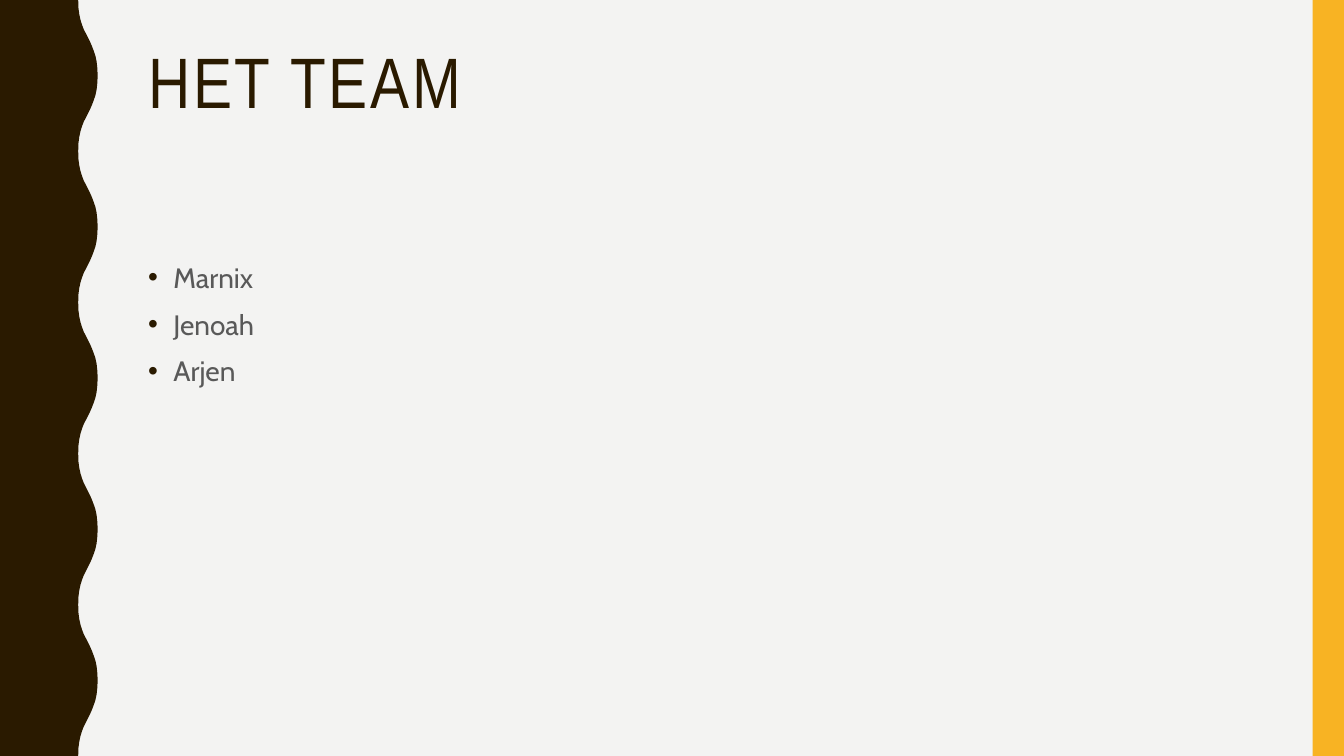
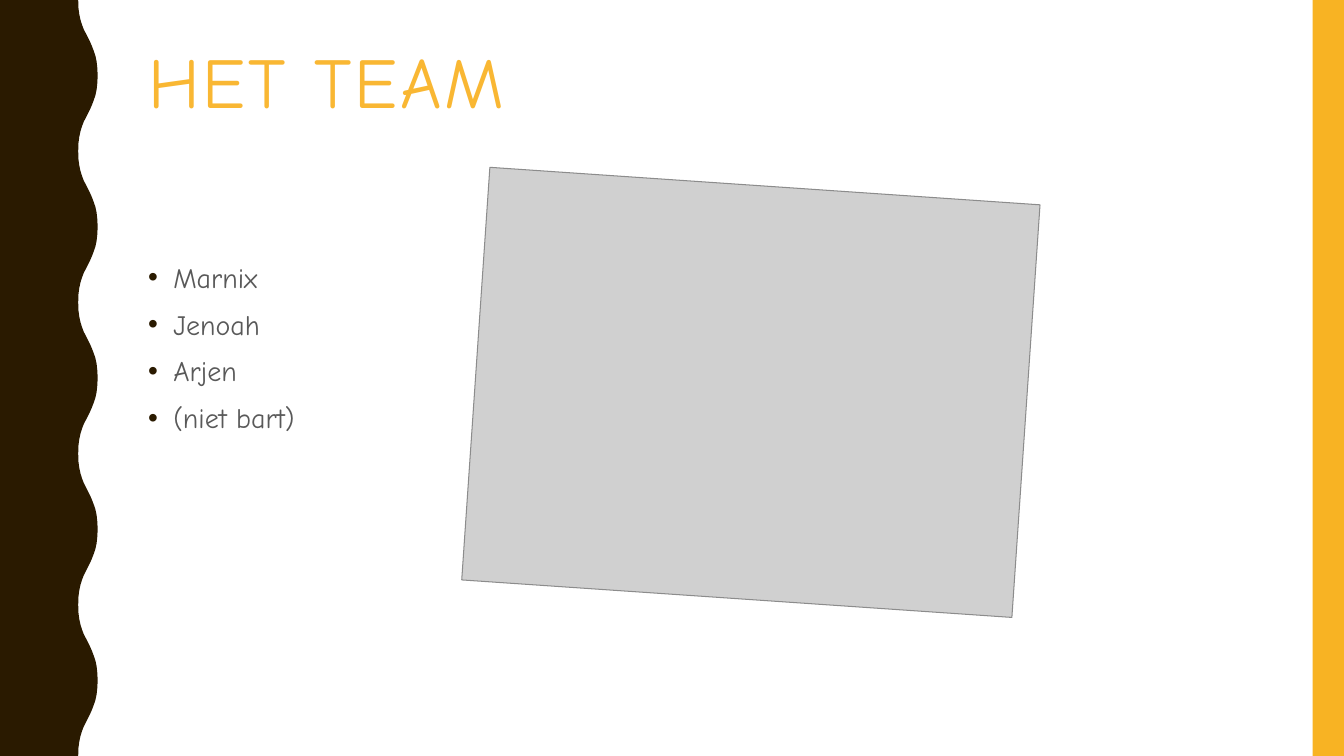
Before and after one commit to JenoahKers/WebdevP8, a slide deck: slide 2 of Documentatie/Pitch.pptx. Drawn at 1344x756 pixels with LibreOffice and Linux fonts; fonts in the diff are those of the drawing; grey boxes stand for pictures; background and template pictures are left out. Boxes give left, top, right and bottom in pixels: in the first picture for what was removed or moved away, otherwise in the second. Text is boxed around its words. In the diff, an @@ line names an element or a change of style, - is before the commit and + after.

Commit message:
finished pitch

```diff
--- a/Documentatie/Pitch.pptx
+++ b/Documentatie/Pitch.pptx
@@ background #F3F3F2 to picture (left out) @@
@@ title "HET TEAM" at (148,59,505,109): font Arial Narrow to Comic Neue, text colour #2A1A00 to #F9B733 @@
@@ picture added at (461,167,1040,617) @@
@@ text at (173,269,260,386): font Cabin to Comic Neue in "Marnix", "Jenoah", "Arjen" @@
@@ text at (173,406,294,431): paragraph added @@
+• (niet bart)
```
Also in this commit, not shown: 4 other slides changed.
